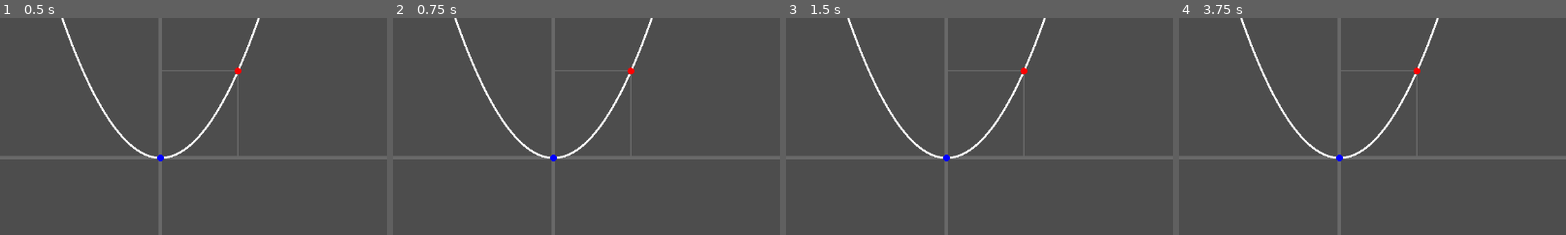
Above: before the commit, frames 1-4 (left to right).
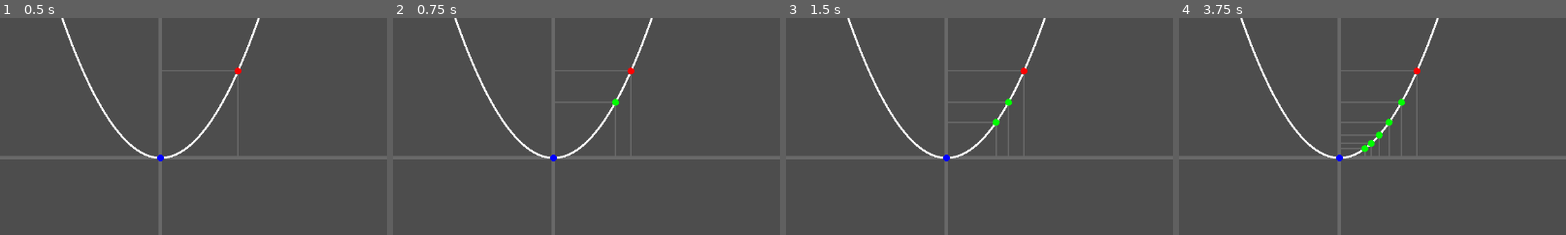
Above: after the commit, the same moments.

Repository: mjXmsdgh/game_gallery
Game: Godot game, scene res://2_game_scene/min_search/main.tscn
The game is run twice, just before and just after one commit, with the same random seed, the same clock (stepped at 60 frames per second) and the same inputs. This scene is started directly instead of the project's main scene.
Inputs:
- Up to frame 1 (0.5 s): no input
- Up to frame 2 (0.75 s): tap Enter at 0.5 s; hold Right (ui_right) from 0.53 s (still down); hold Space (key_space) from 0.53 s (still down)
- Up to frame 3 (1.5 s): release Right (ui_right) at 1.28 s; release Space (key_space) at 1.28 s; hold Down (ui_down) from 1.28 s (still down); tap Space (key_space) at 1.35 s
- Up to frame 4 (3.75 s): tap Enter at 2, 3.5 s; release Down (ui_down) at 2.03 s; hold Right (ui_right) 2.03-2.78 s; hold Space (key_space) 2.03-2.78 s; hold Up (ui_up) 2.78-3.53 s; tap Space (key_space) at 2.85 s; hold Left (ui_left) from 3.53 s (still down); hold Space (key_space) from 3.53 s (still down)
The pictures show only the part of the screen within x 29-79%, y 18-68%; the shares and areas given below are measured in that part.

Frame 1 is identical in both runs. In frame 2, 0.1% of the frame differs, in the area x 56-59%, y 37-64%; in frame 3, 0.2%; in frame 4, 0.5%, in the area x 41-59%, y 37-64%.

Commit message:
add process

Diff:
--- a/2_game_scene/min_search/script/CalculationNode.gd
+++ b/2_game_scene/min_search/script/CalculationNode.gd
@@ -13,7 +13,10 @@
 var next_point: Vector2 = Vector2()
 
 #学習率
-var learning_rate: float = 0.01
+var learning_rate: float = 0.1
+
+# point_managerノードへの参照
+var point_manager_node
 
 # 勾配
 func gradient(x :float)->float:
@@ -25,18 +28,23 @@
 
 # 次のステップに進む
 func step_forward() -> void:
-	print("Calculation step_forward")
 	var x = current_point.x
 	var g = gradient(x)
 	var next_x = x - learning_rate * g
 	next_point = Vector2(next_x, quadratic_function(next_x))
 	current_point = next_point
+	print("Calculation step_forward",next_point)
 
+	if point_manager_node != null:
+		point_manager_node.add_point({"color": Color.GREEN}, next_point)
+	else:
+		print("point_manager_node is null")
 	# 計算の終了条件などをここに追加できます（例: 勾配がほぼゼロになったら終了など）
 
 
 # Called when the node enters the scene tree for the first time.
 func _ready() -> void:
+	point_manager_node = get_node_or_null("../AxisNode/PointManager")
 	pass # Replace with function body.
 
 
--- a/2_game_scene/min_search/script/main.gd
+++ b/2_game_scene/min_search/script/main.gd
@@ -1,8 +1,30 @@
 extends Node2D
 
-@onready var root_node = $XyAxis
+# CalculationNodeへの参照
+var calculation_node: Node2D
+# PointManagerへの参照
+var point_manager_node: Node2D
 
-func _input(event):
-	if event.is_action_pressed("key_space"):
-		root_node.get_node("CalculationNode").step_forward()
-		#root_node.get_node("AxisNode").get_node("PointManager").clear_point()
+# Called when the node enters the scene tree for the first time.
+func _ready() -> void:
+	calculation_node = get_node_or_null("XyAxis/CalculationNode")
+	point_manager_node = get_node_or_null("XyAxis/AxisNode/PointManager")
+	if point_manager_node != null:
+		print("PointManager Found")
+	if calculation_node != null:
+		print("CalculationNode Found")
+
+func _input(event: InputEvent) -> void:
+	"""
+	キー入力を処理する関数。
+	スペースキーが押されたら、step_forward()を呼び出す。
+	"""
+	if event is InputEventKey:  # eventがInputEventKeyのときのみ処理する
+		if event.is_pressed() and event.keycode == KEY_SPACE: #スペースキーが押されているか確認
+			print("Space key pressed in Main")
+			if calculation_node:
+				calculation_node.step_forward()
+
+# Called every frame. 'delta' is the elapsed time since the previous frame.
+func _process(delta: float) -> void:
+	pass
--- a/2_game_scene/min_search/script/point_manager.gd
+++ b/2_game_scene/min_search/script/point_manager.gd
@@ -26,6 +26,7 @@
 
 	# 親ノード（PointNode）に再描画を通知する。
 	get_node("PointNode").queue_redraw()
+
 
 # 点を削除する
 func remove_point(index: int) -> void:
@@ -61,10 +62,10 @@
 	"""
 	ノードの初期化処理。
 	"""
+	#初期の点を追加
+	add_point({"color": Color.RED}, Vector2(2, 4))
+	add_point({"color": Color.BLUE}, Vector2(0, 0))
 
-	# テスト用の点を追加する(赤と青の点を座標(0,0)に配置)。
-	add_point({"color": Color.RED}, Vector2(0, 0))
-	add_point({"color": Color.BLUE}, Vector2(0, 0))
 
 # 毎フレーム呼び出される
 func _process(delta: float) -> void:
